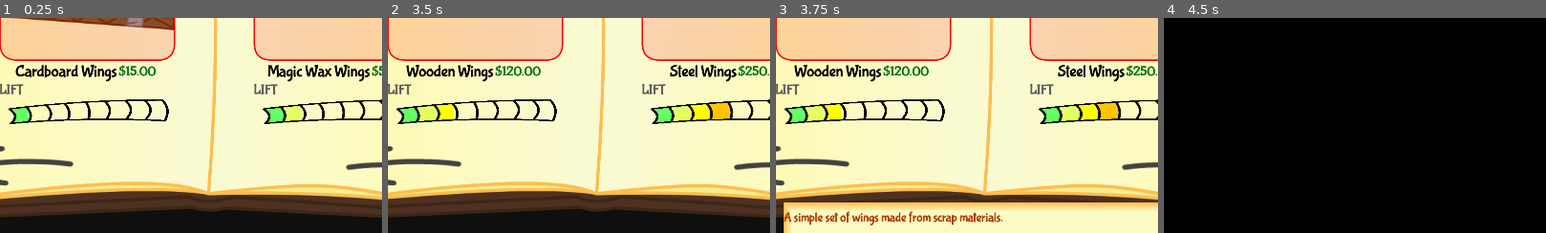
Above: before the commit, frames 1-4 (left to right).
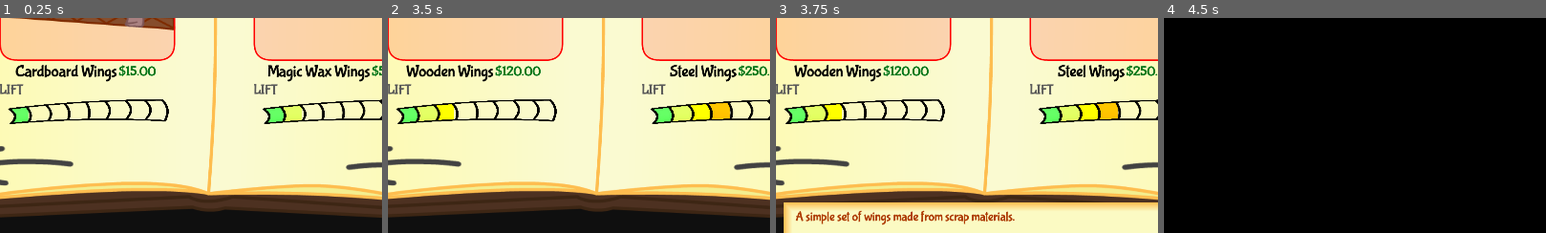
Above: after the commit, the same moments.

Repository: 100-Devs-1-Game/FlightOfHarmony
Game: Godot game, scene res://shop/upgrade_book/upgrade_book.tscn
The game is run twice, just before and just after one commit, with the same random seed, the same clock (stepped at 60 frames per second) and the same inputs. This scene is started directly instead of the project's main scene.
Inputs (mouse positions are % of the whole screen's width and height, from its top left):
- Up to frame 1 (0.25 s): no input
- Up to frame 2 (3.5 s): click (75, 81) at 0.5 s; click (75, 81) at 1.25 s; click (3, 5) at 2 s; click (24, 80) at 2.75 s
- Up to frame 3 (3.75 s): click (33, 35) at 3.52 s
- Up to frame 4 (4.5 s): click (92, 22) at 4.25 s
The pictures show only the part of the screen within x 22-72%, y 46-96%; the shares and areas given below are measured in that part.

Frames 1-2 are identical in both runs. In frame 3, 1.7% of the frame differs, in the area x 2-63%, y 89-97%; in frame 4, nothing differs.

Commit message:
Add margin container for the description panel

Diff:
--- a/src/shop/upgrade_book/upgrade_book.gd
+++ b/src/shop/upgrade_book/upgrade_book.gd
@@ -83,7 +83,7 @@
 	if animator:
 		if hovered:
 			animator.play("toggle")
-			$DescPanel/Desc.text = desc
+			item_desc.text = desc
 		else:
 			animator.play_backwards("toggle")
 
--- a/src/shop/upgrade_book/upgrade_book.tscn
+++ b/src/shop/upgrade_book/upgrade_book.tscn
@@ -64,7 +64,7 @@
 script = ExtResource("1_2q2ey")
 clickables = [NodePath("BookTexture/BookBack"), NodePath("BookTexture/BookNext"), NodePath("BookTexture/BookPrevious")]
 pony_stats = ExtResource("2_cxhan")
-item_desc = NodePath("DescPanel/Desc")
+item_desc = NodePath("DescPanel/MarginContainer/Desc")
 animator = NodePath("BookAnim")
 upgrade_component_scene = ExtResource("3_ll3wv")
 
@@ -168,14 +168,17 @@
 grow_vertical = 0
 theme_override_styles/panel = SubResource("StyleBoxFlat_ayxug")
 
-[node name="Desc" type="Label" parent="DescPanel"]
+[node name="MarginContainer" type="MarginContainer" parent="DescPanel"]
 layout_mode = 1
-anchors_preset = 15
+anchors_preset = 10
 anchor_right = 1.0
-anchor_bottom = 1.0
-offset_top = 21.0
+offset_bottom = 46.1667
 grow_horizontal = 2
-grow_vertical = 2
+theme_override_constants/margin_left = 30
+theme_override_constants/margin_top = 20
+
+[node name="Desc" type="Label" parent="DescPanel/MarginContainer"]
+layout_mode = 2
 theme_override_colors/font_color = Color(0.678431, 0.223529, 0.00392157, 1)
 theme_override_colors/font_outline_color = Color(0, 0, 0, 1)
 theme_override_font_sizes/font_size = 31
